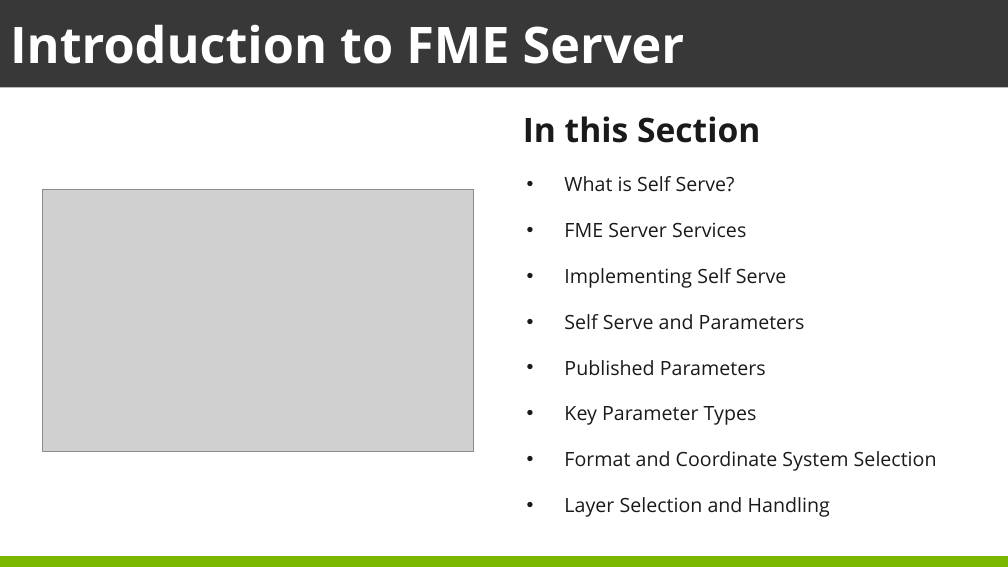
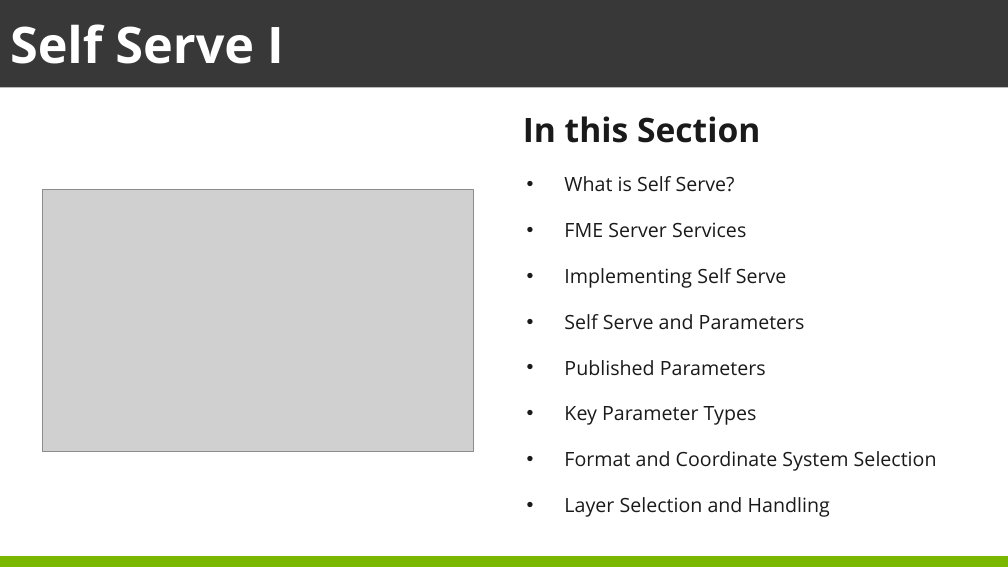
Before and after one commit to safesoftware/FMETraining, a slide deck: slide 2 of ServerAuthoring2SelfServe1/SelfServe1.pptx. Drawn at 1008x567 pixels with LibreOffice and Linux fonts; fonts in the diff are those of the drawing; grey boxes stand for pictures. Boxes give left, top, right and bottom in pixels: in the first picture for what was removed or moved away, otherwise in the second. Text is boxed around its words. In the diff, an @@ line names an element or a change of style, - is before the commit and + after.

```diff
--- a/ServerAuthoring2SelfServe1/SelfServe1.pptx
+++ b/ServerAuthoring2SelfServe1/SelfServe1.pptx
@@ text at bbox=[10, 24, 284, 64]: text changed @@
-Introduction to FME Server
+Self Serve I
```
Also in this commit, not shown: 1 other slide changed.
